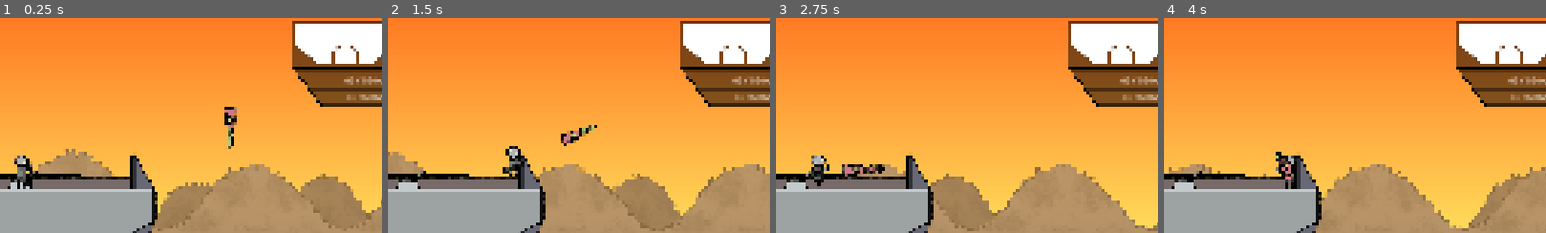
Above: before the commit, frames 1-4 (left to right).
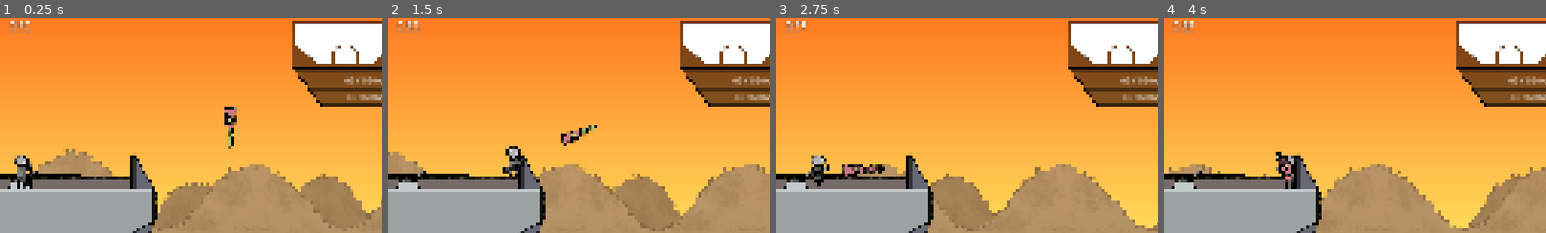
Above: after the commit, the same moments.

Repository: Syntinulls/Magnetide
Game: Godot game, scene res://_project/level/level.tscn
Two runs of this game, one before a commit and one after it. Both use one fixed random seed, a clock stepped at 60 frames per second and the inputs below. The engine's default icon, where the game draws it, is replaced by a stand-in: a white triangle on a blue panel in a dark square.
Inputs (mouse positions are % of the whole screen's width and height, from its top left):
- Up to frame 1 (0.25 s): no input
- Up to frame 2 (1.5 s): move the mouse to (72, 45) at 0.52 s; hold Mouse wheel down (hotbar_scroll_down) 0.53-1.28 s; hold D (move_right) from 0.53 s (still down); tap Space (move_jump) at 0.77 s; move the mouse to (30, 55) at 1.27 s; tap Mouse wheel up (hotbar_scroll_up) at 1.35 s
- Up to frame 3 (2.75 s): tap Space (move_jump) at 1.52 s; move the mouse to (60, 28) at 2.02 s; release D (move_right) at 2.03 s; hold A (move_left) from 2.03 s (still down); hold 1 (hotbar_slot_1) from 2.03 s (still down)
- Up to frame 4 (4 s): move the mouse to (45, 70) at 2.77 s; release A (move_left) at 2.78 s; release 1 (hotbar_slot_1) at 2.78 s; hold D (move_right) from 2.78 s (still down); tap 2 (hotbar_slot_2) at 2.85 s; tap Space (move_jump) at 3.02, 3.77 s; move the mouse to (80, 65) at 3.52 s; hold 3 (hotbar_slot_3) from 3.53 s (still down)
The pictures show only the part of the screen within x 47-97%, y 0-50%; the shares and areas given below are measured in that part.

The runs differ from the first frame. In frame 1, 0.2% of the frame differs, in the area x 2-8%, y 1-8%; in frame 2, 0.2%; in frame 3, 0.2%; in frame 4, 0.2%.

Commit message:
added  countdown timer from 10 minutes

Diff:
--- a/_project/items/resources/gear.tres
+++ b/_project/items/resources/gear.tres
@@ -1,7 +1,7 @@
 [gd_resource type="Resource" script_class="SalvageItemData" format=3 uid="uid://dbwsf18itsq6q"]
 
 [ext_resource type="Script" uid="uid://qly6kt6v6em3" path="res://_project/items/salvage_item_data.gd" id="1_jocn1"]
-[ext_resource type="Texture2D" uid="uid://ftaau21hygnp" path="res://icon.svg" id="2_tm748"]
+[ext_resource type="Texture2D" uid="uid://boxg8omke0fl7" path="res://_project/items/sprites/salvage_part_gear.png" id="2_tm748"]
 
 [resource]
 script = ExtResource("1_jocn1")
--- /dev/null
+++ b/_project/ui/countdown_timer.gd
@@ -0,0 +1,30 @@
+extends Label
+
+@export var start_time_seconds: float = 600.0
+
+var _time_remaining: float = 0.0
+var _is_running: bool = false
+
+
+func _ready() -> void:
+	_time_remaining = start_time_seconds
+	_is_running = true
+	_update_display()
+
+
+func _process(delta: float) -> void:
+	if not _is_running:
+		return
+
+	_time_remaining -= delta
+	if _time_remaining <= 0.0:
+		_time_remaining = 0.0
+		_is_running = false
+
+	_update_display()
+
+
+func _update_display() -> void:
+	var minutes := int(_time_remaining) / 60
+	var seconds := int(_time_remaining) % 60
+	text = "%d:%02d" % [minutes, seconds]
--- a/_project/ui/game_ui.tscn
+++ b/_project/ui/game_ui.tscn
@@ -22,6 +22,7 @@
 [ext_resource type="Script" uid="uid://b8fg0vsqnib1y" path="res://_project/ui/hotbar.gd" id="20_hotbar"]
 [ext_resource type="Texture2D" uid="uid://cqbqeddkhsrrl" path="res://_project/ui/sprites/ui_player_itemslot.png" id="21_a5bm7"]
 [ext_resource type="Shader" uid="uid://dc4veltos4jti" path="res://_project/ui/hotbar_gradient.gdshader" id="22_gradient"]
+[ext_resource type="Script" uid="uid://bsjye4vj3a1tp" path="res://_project/ui/countdown_timer.gd" id="23_timer"]
 
 [sub_resource type="ShaderMaterial" id="ShaderMaterial_hotbar_gradient"]
 shader = ExtResource("22_gradient")
@@ -34,6 +35,26 @@
 grow_horizontal = 2
 grow_vertical = 2
 mouse_filter = 2
+
+[node name="CountdownTimer" type="Label" parent="." unique_id=1211342197]
+layout_mode = 1
+anchors_preset = 5
+anchor_left = 0.5
+anchor_right = 0.5
+offset_left = -60.0
+offset_top = 10.0
+offset_right = 60.0
+offset_bottom = 50.0
+grow_horizontal = 2
+theme_override_colors/font_color = Color(1, 1, 1, 1)
+theme_override_colors/font_outline_color = Color(0, 0, 0, 1)
+theme_override_constants/outline_size = 4
+theme_override_fonts/font = ExtResource("9_font_regular")
+theme_override_font_sizes/font_size = 48
+text = "10:00"
+horizontal_alignment = 1
+vertical_alignment = 1
+script = ExtResource("23_timer")
 
 [node name="TopRight_UI" type="MarginContainer" parent="." unique_id=1147719616]
 layout_mode = 1
Binary file added: _project/items/sprites/salvage_part_gear.png
Not shown, added: _project/items/sprites/salvage_part_gear.png.import
Not shown: 1 places in _project/level/salvage/pile/rarities/common.tres that only renumber resources
Not shown: 1 places in _project/level/salvage/pile/rarities/epic.tres that only renumber resources
Not shown: 1 places in _project/level/salvage/pile/rarities/legendary.tres that only renumber resources
Not shown: 1 places in _project/level/salvage/pile/rarities/rare.tres that only renumber resources
Not shown, added: _project/ui/countdown_timer.gd.uid
